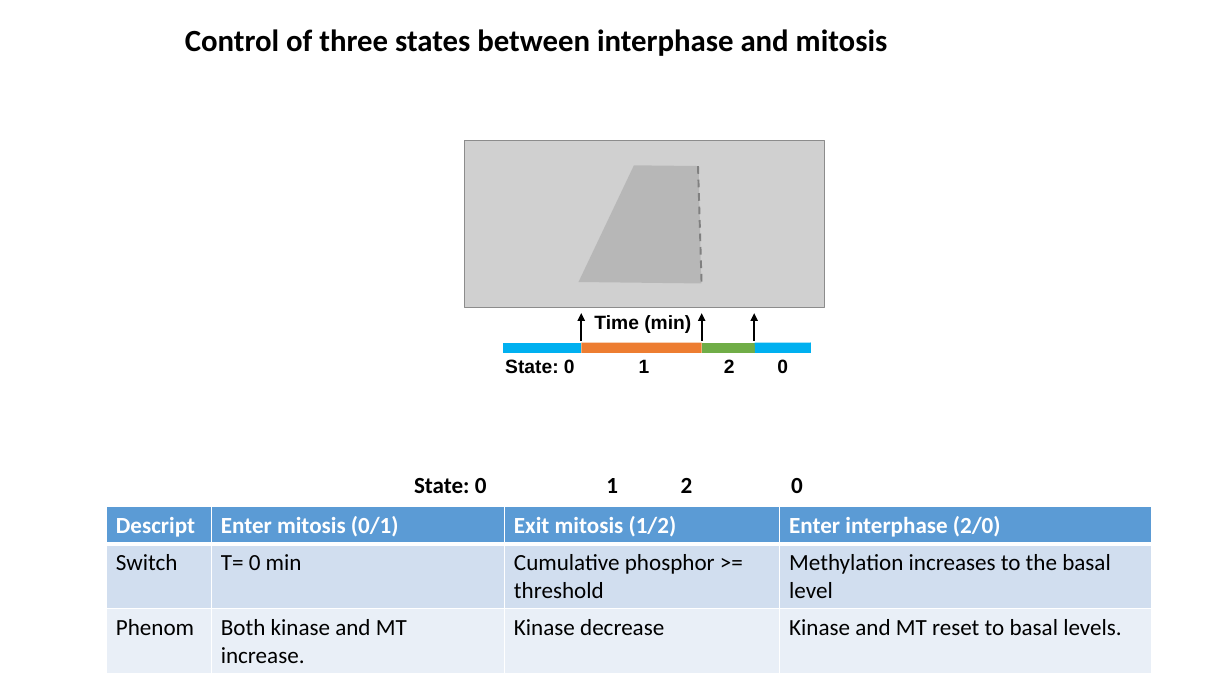
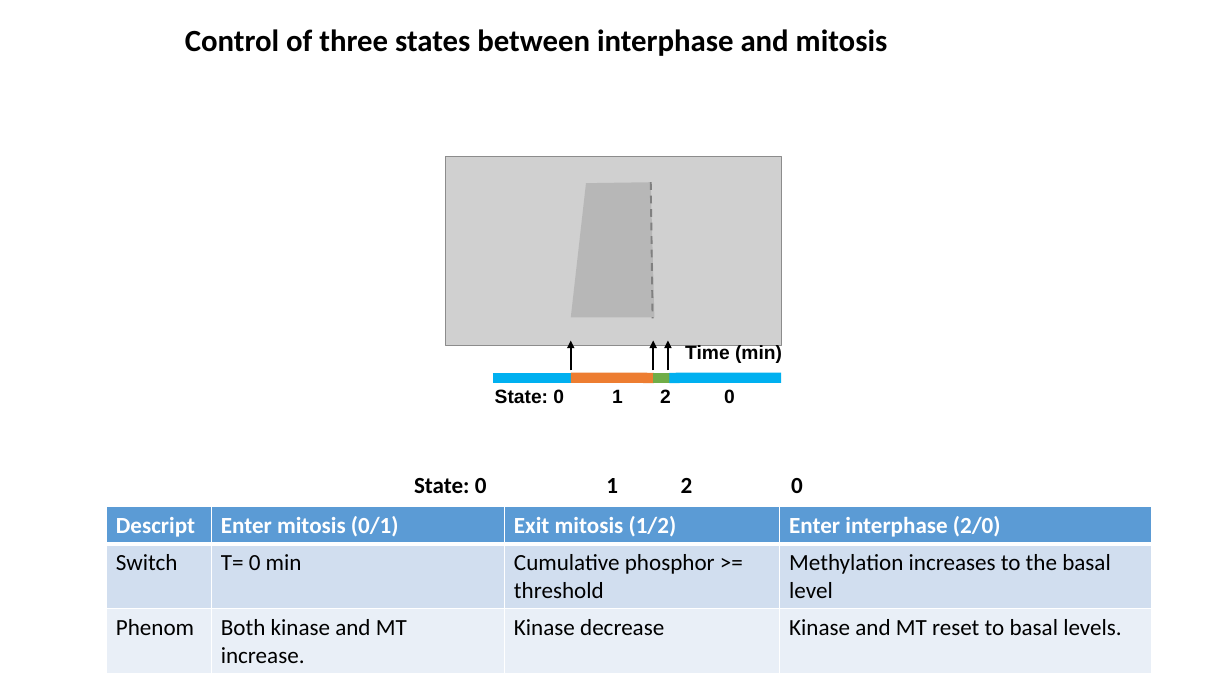
Before and after one commit to lu6007/fluocell, a slide deck: slide 6 of app/model/result_0211_2017.pptx. Drawn at 1232x693 pixels with LibreOffice and Linux fonts; fonts in the diff are those of the drawing; grey boxes stand for pictures. Boxes give left, top, right and bottom in pixels: in the first picture for what was removed or moved away, otherwise in the second. Text is boxed around its words. In the diff, an @@ line names an element or a change of style, - is before the commit and + after.

```diff
--- a/app/model/result_0211_2017.pptx
+++ b/app/model/result_0211_2017.pptx
@@ picture: place and size @@
-picture at <box>465,140,824,308</box>
+picture at <box>445,156,782,346</box>
@@ freeform shape: place and size @@
-freeform shape at <box>579,165,701,284</box>
+freeform shape at <box>571,182,654,317</box>
@@ line moved from (698, 166) - (701, 286) to (651, 182) - (653, 319) @@
@@ 1 text, 1 line, 1 arrow: place and size @@
-1 text, 1 line, 1 arrow at <box>504,313,788,374</box>
+1 text, 1 line, 1 arrow at <box>493,341,735,404</box>
@@ arrow moved from (754, 341) - (754, 313) to (653, 371) - (653, 341) @@
@@ arrow moved from (701, 341) - (701, 313) to (668, 371) - (668, 341) @@
@@ text "Time (min)": place and size @@
-text "Time (min)" at <box>594,315,691,333</box>
+text "Time (min)" at <box>685,344,782,363</box>
@@ line moved from (581, 348) - (701, 348) to (571, 378) - (654, 378) @@
@@ line moved from (701, 348) - (756, 348) to (653, 378) - (670, 378) @@
@@ line moved from (755, 348) - (811, 348) to (669, 378) - (781, 378) @@
```
Also in this commit, not shown: 8 other slides changed, 1 slide added, 3 other files.
